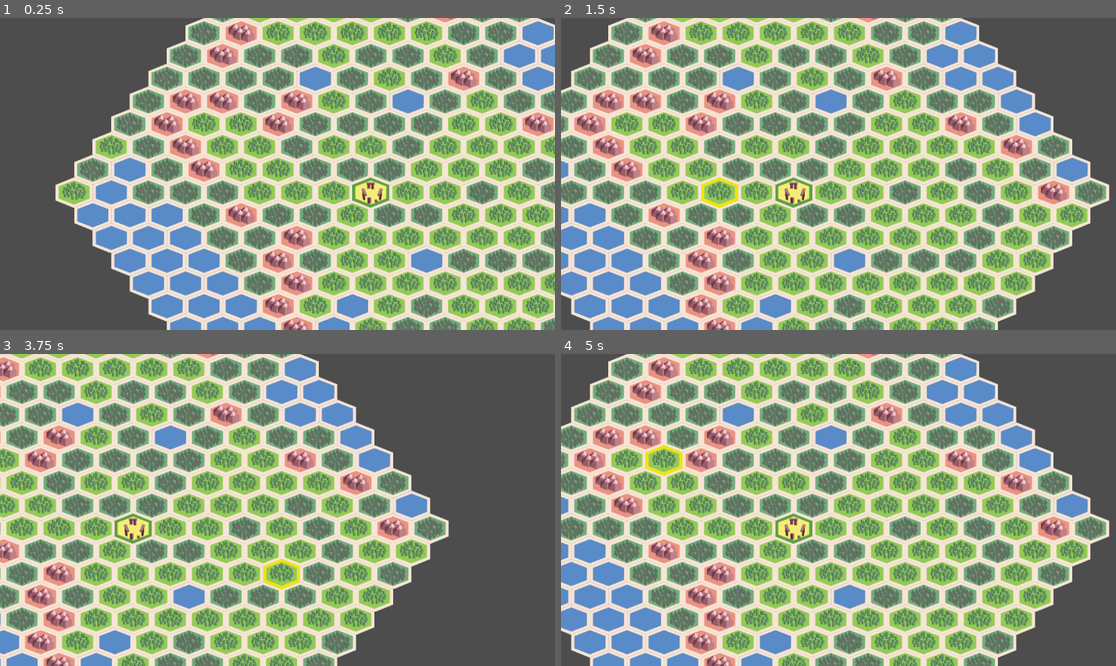
Above: before the commit, frames 1-4 (two rows, left to right).
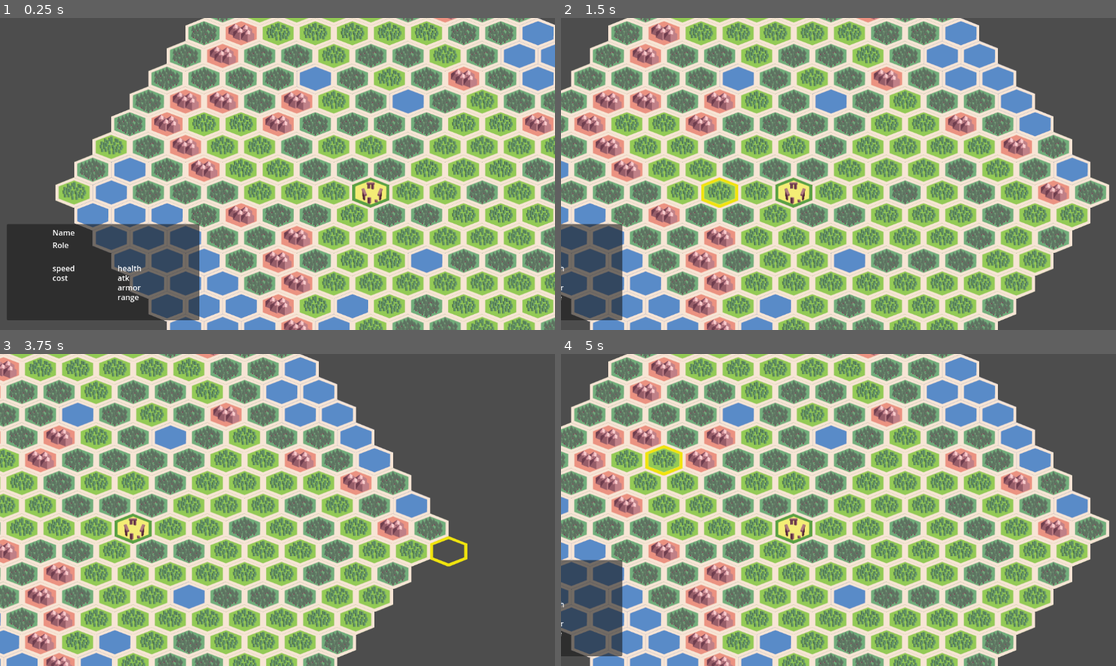
Above: after the commit, the same moments.

Repository: Gitchegumi/Violence-of-Action
Game: Godot game, scene res://scenes/main.tscn
Same seed, same stepped clock (60 frames per second), same inputs: the game is played once before the commit and once after it. Before the commit the project starts from res://scenes/tileMap.tscn.
Inputs (mouse positions are in pixels of both pictures, inside the frame that each line leads up to):
- Up to frame 1 (0.25 s): no input
- Up to frame 2 (1.5 s): tap Enter at 0.5 s; move the mouse to (960, 158) at 0.52 s; hold Right (ui_right) 0.53-1.25 s; tap P at 0.6 s; click (960, 158) at 0.67 s; drag from (727, 189) to (810, 236) at 1.27 s
- Up to frame 3 (3.75 s): tap Space at 2 s; move the mouse to (333, 441) at 2.02 s; hold Right (ui_right) 2.03-2.75 s; hold Shift 2.03-2.75 s; click (333, 441) at 2.17 s; tap P at 2.3 s; drag from (249, 572) to (111, 463) at 2.77 s; tap Enter at 3.5 s; move the mouse to (444, 556) at 3.52 s; hold Left (ui_left) from 3.53 s (still down); tap Ctrl at 3.6 s; click (444, 556) at 3.67 s
- Up to frame 4 (5 s): tap P at 3.8 s; release Left (ui_left) at 4.25 s; drag from (672, 463) to (755, 432) at 4.27 s

The runs differ from the first frame. In frame 1, 11% of the frame differs, in the area x 1-36%, y 65-97%; in frame 2, 3.4%; in frame 3, 0.4%; in frame 4, 3.4%.
Error after the commit: Parse Error: Unexpected identifier "child" in class body. (res://scripts/ui/unit_info_panel.gd:81)

Commit message:
Completed Spec Kit plan 001 to add a UI when a unit is selected.

Diff:
--- a/project.godot
+++ b/project.godot
@@ -11,9 +11,17 @@
 [application]
 
 config/name="Violence of Action"
-run/main_scene="uid://c6i7i5yoovjsh"
+run/main_scene="uid://b6163kstksqqe"
 config/features=PackedStringArray("4.4", "Mobile")
 config/icon="res://icon.svg"
+
+[autoload]
+
+Logger="*res://scripts/logger.gd"
+
+[editor_plugins]
+
+enabled=PackedStringArray("res://addons/gut/plugin.cfg")
 
 [rendering]
 
--- a/scenes/main.tscn
+++ b/scenes/main.tscn
@@ -0,0 +1,17 @@
+[gd_scene load_steps=4 format=3 uid="uid://b6163kstksqqe"]
+
+[ext_resource type="PackedScene" uid="uid://c6i7i5yoovjsh" path="res://scenes/tileMap.tscn" id="1_o5qli"]
+[ext_resource type="Script" uid="uid://cp41w75xohqfi" path="res://scripts/main.gd" id="1_sugp2"]
+[ext_resource type="PackedScene" uid="uid://1rpkc5flac0n" path="res://scenes/ui/unit_info_panel.tscn" id="2_0wfyh"]
+
+[node name="Main" type="Node2D"]
+script = ExtResource("1_sugp2")
+
+[node name="TileMapLayer" parent="." instance=ExtResource("1_o5qli")]
+
+[node name="UnitInfoPanel" parent="." instance=ExtResource("2_0wfyh")]
+offset_left = 14.0
+offset_top = 428.0
+offset_right = 14.0
+offset_bottom = 428.0
+size_flags_horizontal = 0
--- /dev/null
+++ b/scenes/ui/unit_info_panel.tscn
@@ -0,0 +1,92 @@
+[gd_scene load_steps=2 format=3 uid="uid://1rpkc5flac0n"]
+
+[ext_resource type="Script" uid="uid://bfloc3lei87vs" path="res://scripts/ui/unit_info_panel.gd" id="1_6tj4i"]
+
+[node name="UnitInfoPanel" type="Control"]
+layout_mode = 3
+anchors_preset = 0
+offset_right = 400.0
+offset_bottom = 200.0
+script = ExtResource("1_6tj4i")
+
+[node name="Panel" type="Panel" parent="."]
+layout_mode = 0
+offset_right = 400.0
+offset_bottom = 200.0
+
+[node name="UnitImageContainer" type="SubViewportContainer" parent="Panel"]
+layout_mode = 0
+offset_left = 9.0
+offset_top = 14.0
+offset_right = 521.0
+offset_bottom = 526.0
+scale = Vector2(0.15, 0.15)
+
+[node name="UnitImageViewport" type="SubViewport" parent="Panel/UnitImageContainer"]
+transparent_bg = true
+handle_input_locally = false
+render_target_update_mode = 4
+
+[node name="UnitNameLabel" type="Label" parent="Panel"]
+layout_mode = 0
+offset_left = 95.0
+offset_top = 6.0
+offset_right = 142.0
+offset_bottom = 29.0
+text = "Name"
+
+[node name="UnitRoleLabel" type="Label" parent="Panel"]
+layout_mode = 0
+offset_left = 95.0
+offset_top = 32.0
+offset_right = 135.0
+offset_bottom = 55.0
+text = "Role"
+
+[node name="UnitCostLabel" type="Label" parent="Panel"]
+layout_mode = 0
+offset_left = 95.0
+offset_top = 100.0
+offset_right = 135.0
+offset_bottom = 123.0
+text = "cost"
+
+[node name="HealthLabel" type="Label" parent="Panel"]
+layout_mode = 0
+offset_left = 230.0
+offset_top = 80.0
+offset_right = 280.0
+offset_bottom = 103.0
+text = "health"
+
+[node name="AttackLabel" type="Label" parent="Panel"]
+layout_mode = 0
+offset_left = 230.0
+offset_top = 100.0
+offset_right = 270.0
+offset_bottom = 123.0
+text = "atk"
+
+[node name="RangeLabel" type="Label" parent="Panel"]
+layout_mode = 0
+offset_left = 230.0
+offset_top = 140.0
+offset_right = 275.0
+offset_bottom = 163.0
+text = "range"
+
+[node name="ArmorLabel" type="Label" parent="Panel"]
+layout_mode = 0
+offset_left = 230.0
+offset_top = 120.0
+offset_right = 279.0
+offset_bottom = 143.0
+text = "armor"
+
+[node name="SpeedLabel" type="Label" parent="Panel"]
+layout_mode = 0
+offset_left = 95.0
+offset_top = 80.0
+offset_right = 142.0
+offset_bottom = 103.0
+text = "speed"
--- a/scripts/armies/coreborn/shard_walker.gd
+++ b/scripts/armies/coreborn/shard_walker.gd
@@ -13,18 +13,26 @@
 		return
 
 	# Apply art
-	if $Sprite and data.texture:
-		$Sprite.texture = data.texture
+	if $UnitArtwork:
+		pass
 
-	# Click to select
-	if $ClickArea:
-		$ClickArea.input_pickable = true
-		$ClickArea.input_event.connect(_on_input)
+	# C	if $UnitSelection:
+		$UnitSelection.input_pickable = true
+		$UnitSelection.input_event.connect(_on_input)
 
 func _on_input(_vp, event, _shape_idx):
 	if event is InputEventMouseButton and event.pressed and event.button_index == MOUSE_BUTTON_LEFT:
 		emit_signal("selected", self)
+		get_viewport().set_input_as_handled()
 
 func set_selected(on: bool) -> void:
 	if has_node("SelectionRing"):
 		$SelectionRing.visible = on
+
+func get_unit_data() -> UnitType:
+	return data
+
+func get_artwork_node() -> Node:
+	if $UnitArtwork:
+		return $UnitArtwork.duplicate()
+	return null
--- /dev/null
+++ b/scripts/logger.gd
@@ -0,0 +1,9 @@
+extends Node
+
+# Basic logging singleton
+
+func info(message: String):
+	print("[INFO] ", message)
+
+func error(message: String):
+	printerr("[ERROR] ", message)
--- a/scripts/main.gd
+++ b/scripts/main.gd
@@ -1,7 +1,5 @@
-# Placeholder script to avoid errors
-
 extends Node
 
 func _ready():
-	# Placeholder to remove error
-	pass
+	# Connect unit selection signal to UI panel
+	$TileMapLayer.unit_selected.connect($UnitInfoPanel.show_unit)
--- a/scripts/tile_map.gd
+++ b/scripts/tile_map.gd
@@ -1,4 +1,7 @@
 extends TileMapLayer
+
+## Emitted when a tile is clicked and a unit is found or not found.
+signal unit_selected(unit: Node)
 
 # The radius of the hexagonal map in tiles.
 const MAP_RADIUS = 8
@@ -282,41 +285,35 @@
 	if event is InputEventMouseMotion and is_dragging:
 		camera.position -= event.relative
 
-	# Handle left-click for tile selection
+	# Handle left-click for tile selection and unit selection
 	if event is InputEventMouseButton and event.button_index == MOUSE_BUTTON_LEFT and event.is_pressed():
 		is_dragging = false
 
 		var map_pos = local_to_map(get_local_mouse_position())
 
-		if get_cell_source_id(map_pos) != -1:
-			var terrain: TerrainType = terrain_data_map.get(map_pos)
-
-			selection_layer.clear()
-			selected_tile = map_pos
-
-			selection_layer.set_cell(selected_tile, 0, objective_type.atlas_coord)
-
-			if terrain:
-				var info = str("Selected: ", terrain.terrain_name, ", Cost: ", terrain.move_cost)
-				if terrain.essence_cost_to_hold > 0:
-					info += str(", Essence Cost: ", terrain.essence_cost_to_hold)
-				if terrain.passable_by != "land":
-					info += str(", Requires: ", terrain.passable_by)
-				print(info)
-			else:
-				# This could happen if the objective tile is selected
-				if map_pos == Vector2i(6,7):
-					var info = str("Selected: ", objective_type.terrain_name, ", Cost: ", objective_type.move_cost)
-					if objective_type.essence_cost_to_hold > 0:
-						info += str(", Essence Cost: ", objective_type.essence_cost_to_hold)
-					print(info)
-				else:
-					print("Selected tile: ", selected_tile, " (Unknown Terrain)")
+		print("Left click at local position: ", get_local_mouse_position())
+		print("Mapped to tile position: ", map_pos)
+
+		# Check if a unit is on this tile
+		var unit_on_tile = troop_manager.get_unit_at_map_coord(map_pos)
+
+		if unit_on_tile:
+			print("Unit found at tile: ", map_pos, ", unit: ", unit_on_tile.name)
+			emit_signal("unit_selected", unit_on_tile)
+		else:
+			print("No unit found at tile: ", map_pos)
+			emit_signal("unit_selected", null)
+
+		# Existing tile selection highlight logic (keep this)
+		selection_layer.clear()
+		selected_tile = map_pos
+		selection_layer.set_cell(selected_tile, 0, objective_type.atlas_coord)
 
 	# Press P to place a unit on the currently selected tile (if valid)
 	if event is InputEventKey and event.pressed and event.keycode == KEY_P:
 		if selected_tile != Vector2i(-1, -1):
 			if is_in_deployment_zone(selected_tile, 0):
 				troop_manager.place_unit(selected_tile)
+				get_viewport().set_input_as_handled()
 			else:
 				print("Cannot place unit outside of deployment zone.")
--- a/scripts/troop_manager.gd
+++ b/scripts/troop_manager.gd
@@ -74,9 +74,14 @@
 	u.selected.connect(_on_unit_selected)
 	return true
 
+func get_unit_at_map_coord(map_pos: Vector2i) -> Node:
+	if units_on_map.has(map_pos):
+		return units_on_map[map_pos]
+	return null
+
 func _center_of_tile(map_pos: Vector2i) -> Vector2:
 	# For hex stairs right layout, Godot's map_to_local returns the center
 	return tile_map.map_to_local(map_pos)
 
 func _on_unit_selected(unit: ShardWalker):
-	print("Selected: ", unit.data.display_name, " @ ", unit.map_pos)
+	print("Selected: ", unit.data.unit_name, " @ ", unit.map_pos)
--- /dev/null
+++ b/scripts/ui/unit_info_panel.gd
@@ -0,0 +1,82 @@
+extends Control
+
+@onready var unit_viewport: SubViewport = get_node("Panel/UnitImageContainer/UnitImageViewport")
+@onready var unit_name_label: Label = get_node("Panel/UnitNameLabel")
+@onready var unit_role_label: Label = get_node("Panel/UnitRoleLabel")
+@onready var unit_cost_label: Label = get_node("Panel/UnitCostLabel")
+@onready var health_label: Label = get_node("Panel/HealthLabel")
+@onready var attack_label: Label = get_node("Panel/AttackLabel")
+@onready var range_label: Label = get_node("Panel/RangeLabel")
+@onready var armor_label: Label = get_node("Panel/ArmorLabel")
+@onready var speed_label: Label = get_node("Panel/SpeedLabel")
+
+func _ready():
+	# Hide the panel by default
+	hide_panel()
+
+func show_unit(unit: Node):
+	if not unit or not unit.has_method("get_unit_data"):
+		print("show_unit called for invalid unit.")
+		hide_panel()
+		return
+
+	var unit_data = unit.get_unit_data() # Assuming unit has a method to get its data
+	if not unit_data:
+		if Engine.has_singleton("Logger"):
+			Logger.error("Unit node does not have valid unit_data.")
+		hide_panel()
+		return
+
+	# Populate labels
+	unit_name_label.text = "Unit Name: " + unit_data.unit_name
+	unit_role_label.text = "Role: " + unit_data.unit_role
+	unit_cost_label.text = "Cost: " + str(unit_data.unit_cost) # Assuming unit_cost is an int
+	health_label.text = "Health: " + str(unit_data.stats_block.health)
+	attack_label.text = "Attack: " + str(unit_data.stats_block.attack)
+	range_label.text = "Range: " + str(unit_data.stats_block.range)
+	armor_label.text = "Armor: " + str(unit_data.stats_block.armor)
+	speed_label.text = "Speed: " + str(unit_data.stats_block.speed)
+
+	# Set unit image
+	for child in unit_viewport.get_children():
+		child.queue_free()
+
+	if unit.has_method("get_artwork_node"):
+		var artwork_node = unit.get_artwork_node()
+		if artwork_node:
+			unit_viewport.add_child(artwork_node)
+			# Center the artwork within the viewport
+			if artwork_node is Node2D:
+				var viewport_size = unit_viewport.size
+				var artwork_rect = artwork_node.get_rect()
+				var center_x = viewport_size.x / 2.0
+				var center_y = viewport_size.y / 2.0
+				artwork_node.position = Vector2(center_x, center_y)
+				artwork_node.scale = Vector2(1.8, 1.8)
+		else:
+			if Engine.has_singleton("Logger"):
+				Logger.info("Unit's get_artwork_node() returned null.")
+	else:
+		if Engine.has_singleton("Logger"):
+			Logger.info("Unit does not have a get_artwork_node() method.")
+
+	visible = true
+	print("UnitInfoPanel visible set to true.")
+
+## Hides the unit information panel and clears its contents.
+func hide_panel():
+	print("hide_panel called.")
+	visible = false
+	# Optionally clear labels when hidden
+	unit_name_label.text = "Unit Name: "
+	unit_role_label.text = "Role: "
+	unit_cost_label.text = "Cost: "
+	health_label.text = "Health: "
+	attack_label.text = "Attack: "
+	range_label.text = "Range: "
+	armor_label.text = "Armor: "
+	speed_label.text = "Speed: "
+	for child in unit_viewport.get_children():
+		child.queue_free()
+child in unit_viewport.get_children():
+		child.queue_free()
--- a/scripts/unit_type.gd
+++ b/scripts/unit_type.gd
@@ -3,6 +3,10 @@
 
 ## The display name of the unit.
 @export var unit_name: String = "Unnamed"
+
+
+
+
 
 ## The Unit's combat role
 @export var unit_role: String = "Undefined"
--- /dev/null
+++ b/tests/ui/test_unit_info_panel.gd
@@ -0,0 +1,38 @@
+extends GutTest
+
+var UnitInfoPanelScene = preload("res://scenes/ui/unit_info_panel.tscn")
+var unit_info_panel_instance = null
+
+func before_each():
+	# This will fail because the scene does not exist yet
+	unit_info_panel_instance = UnitInfoPanelScene.instantiate()
+	add_child_autofree(unit_info_panel_instance)
+
+func after_each():
+	if unit_info_panel_instance:
+		unit_info_panel_instance.free()
+		unit_info_panel_instance = null
+
+func test_show_unit_makes_panel_visible():
+	# This test will fail because the scene and script are not implemented yet.
+	# It assumes the panel has a 'visible' property or similar.
+	# We will pass a mock unit for now.
+	var MockUnit = load("res://tests/unit/mock_unit.gd")
+	var mock_unit = MockUnit.new()
+	mock_unit.name = "MockUnit"
+	var mock_stats = {"health": 10, "attack": 2, "range": 1, "armor": 1, "speed": 3}
+	mock_unit.unit_data = {"unit_name": "Test Unit", "unit_role": "Test Role", "unit_cost": 5, "stats_block": mock_stats}
+
+	# This call will fail because show_unit() is not implemented
+	unit_info_panel_instance.show_unit(mock_unit)
+
+	assert_true(unit_info_panel_instance.visible, "Unit info panel should be visible after show_unit()")
+
+func test_hide_panel_makes_panel_invisible():
+	# This test will fail because the scene and script are not implemented yet.
+	unit_info_panel_instance.visible = true # Set visible for testing hide
+
+	# This call will fail because hide_panel() is not implemented
+	unit_info_panel_instance.hide_panel()
+
+	assert_false(unit_info_panel_instance.visible, "Unit info panel should be invisible after hide_panel()")
--- /dev/null
+++ b/tests/unit/mock_unit.gd
@@ -0,0 +1,6 @@
+extends Node
+
+var unit_data = null
+
+func get_unit_data():
+    return unit_data
--- /dev/null
+++ b/tests/unit/test_tile_map_signals.gd
@@ -0,0 +1,17 @@
+extends GutTest
+
+var TileMapScript = preload("res://scripts/tile_map.gd")
+var tile_map_instance = null
+
+func before_each():
+	tile_map_instance = TileMapScript.new()
+
+func after_each():
+	if tile_map_instance:
+		tile_map_instance.free()
+		tile_map_instance = null
+
+func test_tile_map_declares_unit_selected_signal():
+	# This test will fail because the signal 'unit_selected' does not exist yet in tile_map.gd.
+	# It asserts the declaration of the signal.
+	assert_has_signal(tile_map_instance, "unit_selected", "TileMap script should declare 'unit_selected' signal")
Not shown, added: addons/gut/GutScene.gd
Not shown, added: addons/gut/GutScene.tscn
Not shown, added: addons/gut/UserFileViewer.gd
Not shown, added: addons/gut/UserFileViewer.tscn
Not shown, added: addons/gut/autofree.gd
Not shown, added: addons/gut/awaiter.gd
Not shown, added: addons/gut/cli/change_project_warnings.gd
Not shown, added: addons/gut/cli/gut_cli.gd
Not shown, added: addons/gut/cli/optparse.gd
Not shown, added: addons/gut/collected_script.gd
Not shown, added: addons/gut/collected_test.gd
Not shown, added: addons/gut/comparator.gd
(and 104 more such lines)
